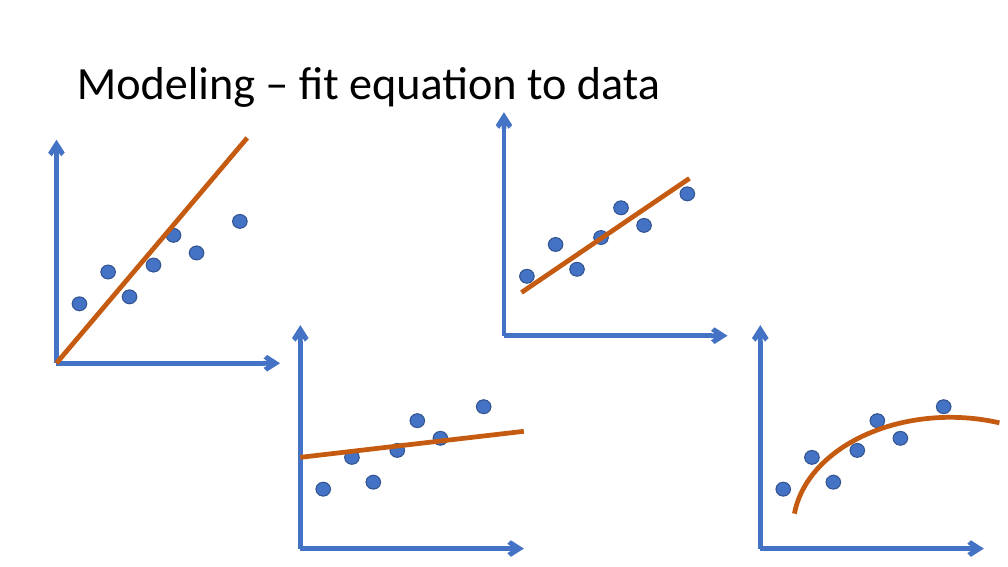
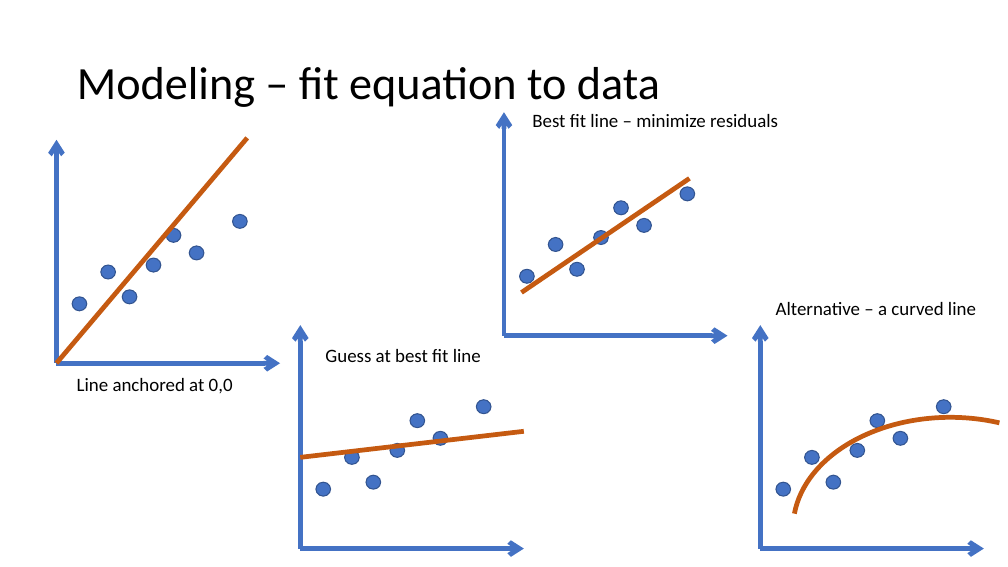
Before and after one commit to Wenhui-vivian/N741_Spring2020_regression_demo, a slide deck: slide 2 of Modeling and Prediction.pptx. Drawn at 1008x567 pixels with LibreOffice and Linux fonts; fonts in the diff are those of the drawing. Boxes give left, top, right and bottom in pixels: in the first picture for what was removed or moved away, otherwise in the second. Text is boxed around its words. In the diff, an @@ line names an element or a change of style, - is before the commit and + after.

Commit message:
update ppt slides

```diff
--- a/Modeling and Prediction.pptx
+++ b/Modeling and Prediction.pptx
@@ text added at [532, 114, 778, 127], 18 pt, text #000000 @@
+Best fit line – minimize residuals
@@ text added at [776, 302, 976, 315], 18 pt, text #000000 @@
+Alternative – a curved line
@@ text added at [325, 349, 481, 362], 18 pt, text #000000 @@
+Guess at best fit line
@@ text added at [77, 378, 233, 393], 18 pt, text #000000 @@
+Line anchored at 0,0
```
